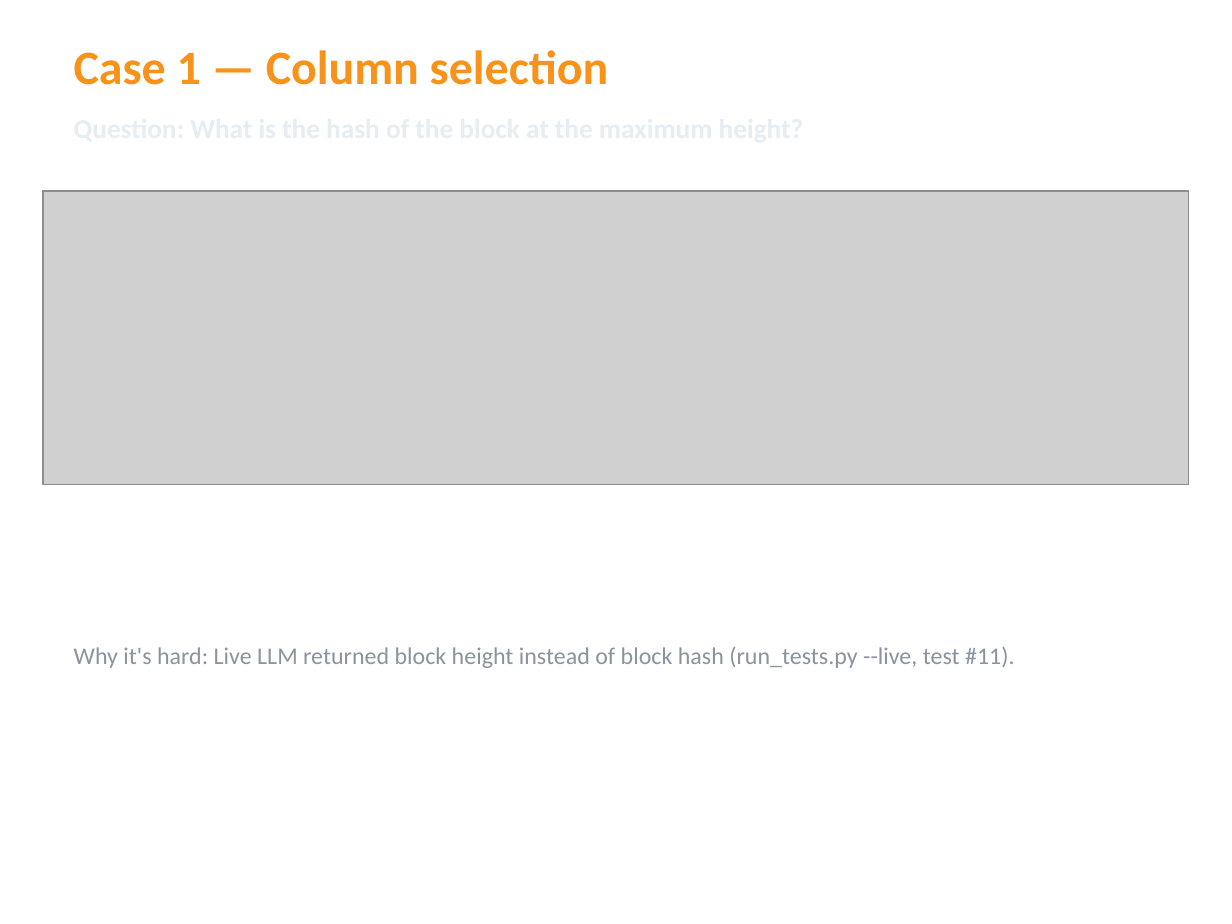
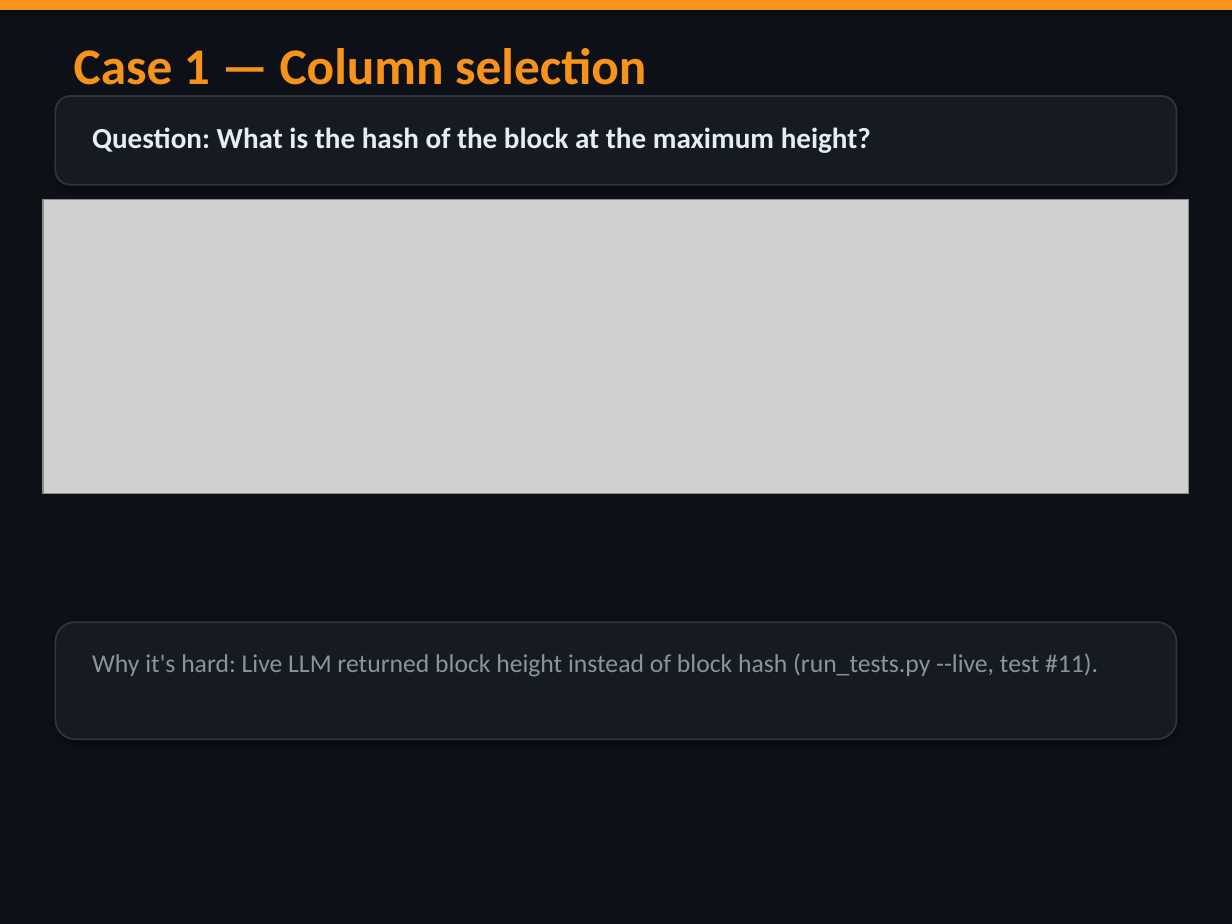
Before and after one commit to raghavendraprasath/AI-Generated-Block-Explorer, a slide deck: slide 2 of Text-to-SQL/slides/hard_failures.pptx. Drawn at 1232x924 pixels with LibreOffice and Linux fonts; fonts in the diff are those of the drawing; grey boxes stand for pictures. Boxes give left, top, right and bottom in pixels: in the first picture for what was removed or moved away, otherwise in the second. Text is boxed around its words. In the diff, an @@ line names an element or a change of style, - is before the commit and + after.

```diff
--- a/Text-to-SQL/slides/hard_failures.pptx
+++ b/Text-to-SQL/slides/hard_failures.pptx
@@ background #FFFFFF to #0D1117 @@
@@ rectangle added at box(0, 0, 1232, 10), fill #F7931A @@
@@ text "Case 1 — Column selection" at box(74, 48, 646, 85): size 28 to 30 pt @@
@@ rounded rectangle added at box(55, 96, 1177, 185), fill #161B22, outline #30363D 1 pt @@
@@ text added at box(92, 127, 871, 153), 17 pt, text #E6EDF3, bold @@
+Question: What is the hash of the block at the maximum height?
@@ picture: place and size @@
-picture at box(43, 191, 1189, 484)
+picture at box(43, 200, 1189, 493)
@@ rounded rectangle added at box(55, 622, 1177, 739), fill #161B22, outline #30363D 1 pt @@
@@ text "Why it's hard: Live LLM ...": place and size @@
-text "Why it's hard: Live LLM ..." at box(74, 647, 1015, 668)
+text "Why it's hard: Live LLM ..." at box(92, 653, 1098, 677)
@@ text "Why it's hard: Live LLM ..." at box(92, 653, 1098, 677): size 14 to 15 pt @@
```
Also in this commit, not shown: 4 other slides changed, 4 other files.
